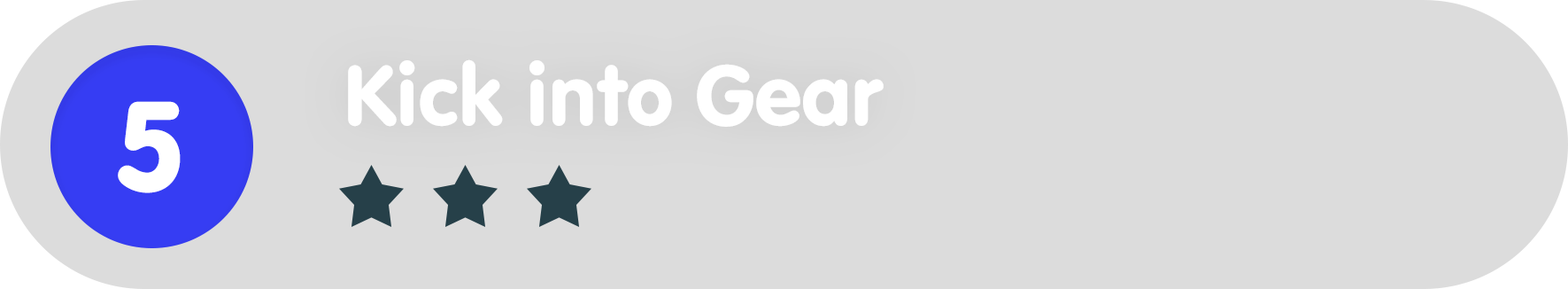
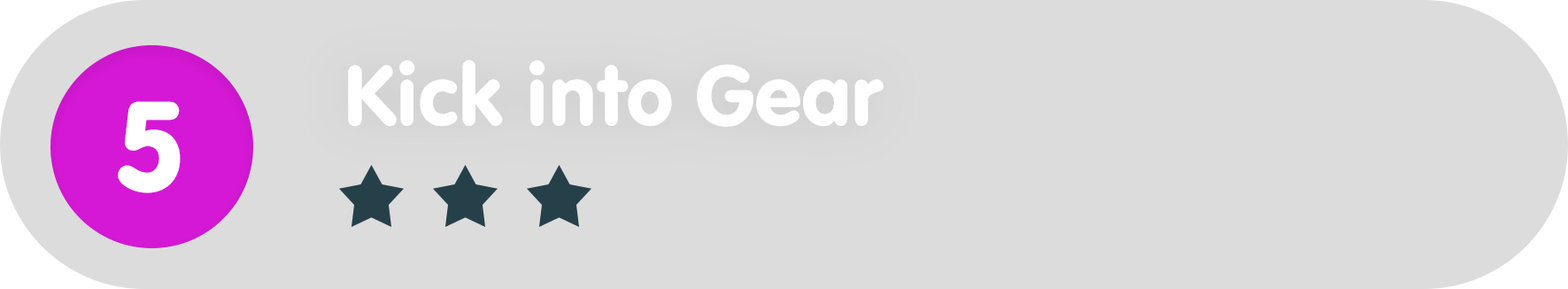
Layered file, before and after one edit (1568×289). Changes by layer:
painted on "Ellipse_green" over [50, 45, 254, 248]
